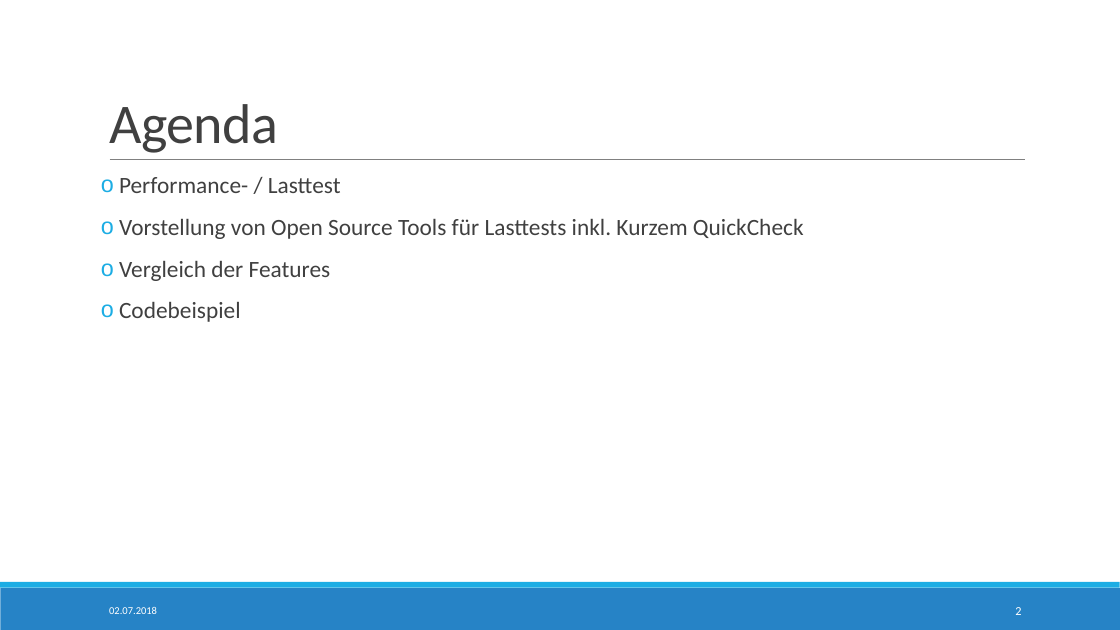
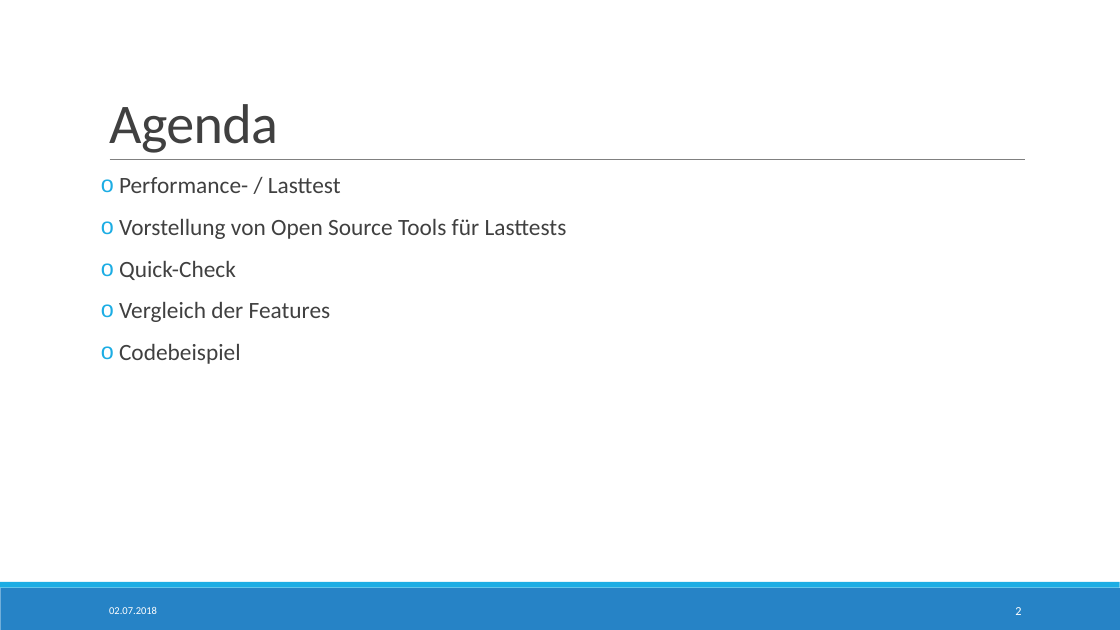
Before and after one commit to StTraeger/sqs-car-webservice, a slide deck: slide 2 of sqsdemoserver/LoadTesting.pptx. Drawn at 1120x630 pixels with LibreOffice and Linux fonts; fonts in the diff are those of the drawing. Boxes give left, top, right and bottom in pixels: in the first picture for what was removed or moved away, otherwise in the second. Text is boxed around its words. In the diff, an @@ line names an element or a change of style, - is before the commit and + after.

```diff
--- a/sqsdemoserver/LoadTesting.pptx
+++ b/sqsdemoserver/LoadTesting.pptx
@@ text at [119,219,567,280]: text changed @@
-o Vorstellung von Open Source Tools für Lasttests inkl. Kurzem QuickCheck
+o Vorstellung von Open Source Tools für Lasttests
+o Quick-Check
```
Also in this commit, not shown: 7 other slides changed, 6 other files.
